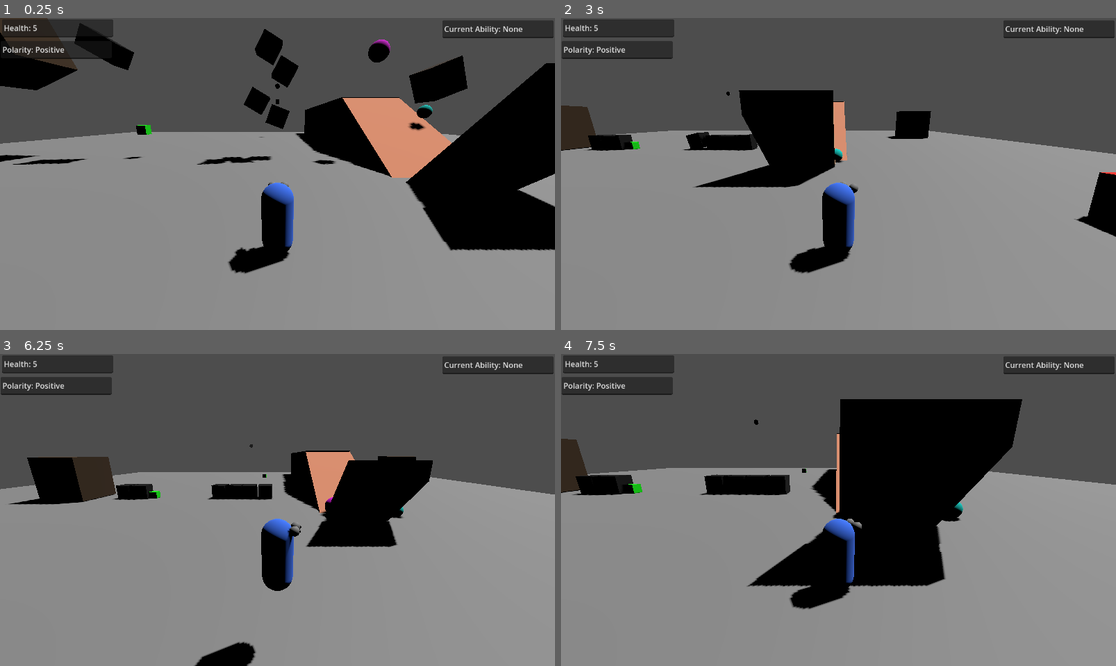
Above: before the commit, frames 1-4 (two rows, left to right).
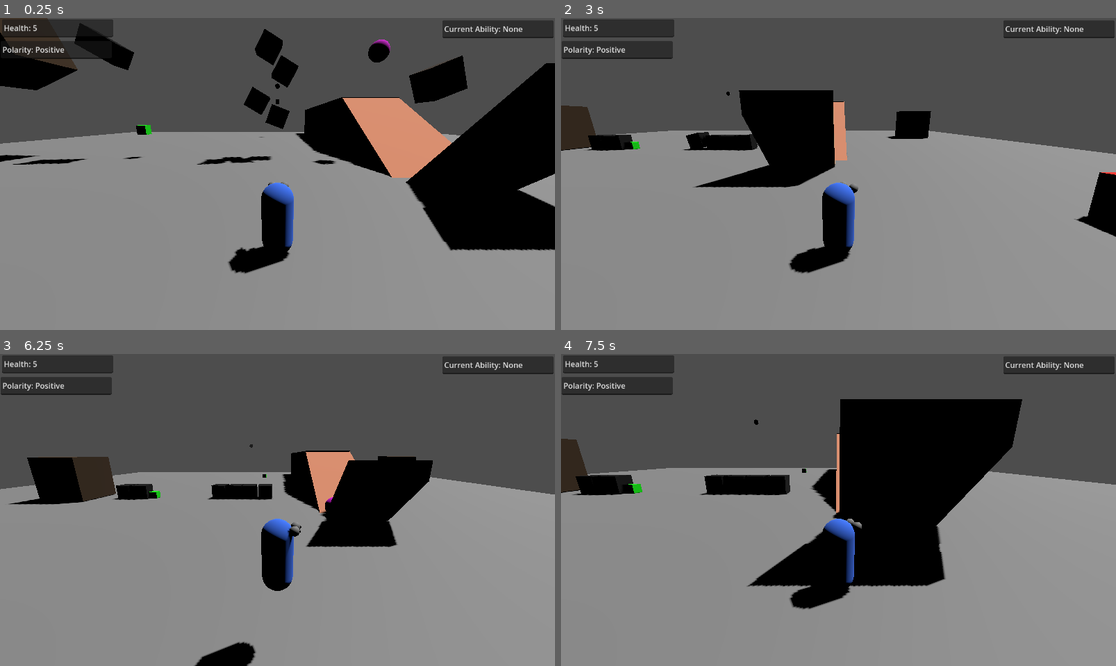
Above: after the commit, the same moments.

Repository: Harry2166/BOTW-in-Godot-and-more
Game: Godot game, scene res://Level/level_1.tscn
Two runs of this game, one before a commit and one after it. Both use one fixed random seed, a clock stepped at 60 frames per second and the inputs below.
Inputs:
- Up to frame 1 (0.25 s): no input
- Up to frame 2 (3 s): hold D (move_right) 0.53-1.28 s; tap Space (jump) at 0.77, 1.52 s; hold Down (move_back) 1.28-2.03 s; hold D (move_right) 2.03-2.78 s; hold W (move_forward) from 2.78 s (still down)
- Up to frame 3 (6.25 s): tap Space (jump) at 3.02, 3.77, 4.52, 6.02 s; release W (move_forward) at 3.53 s; hold A (move_left) 3.53-5.03 s; hold Down (move_back) 5.03-5.78 s; hold D (move_right) from 5.78 s (still down)
- Up to frame 4 (7.5 s): release D (move_right) at 6.53 s; hold W (move_forward) 6.53-7.28 s; tap Space (jump) at 6.77 s; hold D (move_right) from 7.28 s (still down)

The runs differ from the first frame. In frame 1, 0.2% of the frame differs, in the area x 73-78%, y 27-37%; in frame 2, less than 0.1%; in frame 3, less than 0.1%; in frame 4, 0.1%.

Commit message:
feat: Bombs can now be spawned and exploded and withdrawn

Diff:
--- a/Level/level_1.tscn
+++ b/Level/level_1.tscn
@@ -8,7 +8,6 @@
 [ext_resource type="PackedScene" uid="uid://djwarijri3qf8" path="res://Objects/metallic_block_negative.tscn" id="8_xtmbd"]
 [ext_resource type="PackedScene" uid="uid://dblqx6war3obl" path="res://Objects/wood_block.tscn" id="9_81uec"]
 [ext_resource type="PackedScene" uid="uid://dnvskyjvhbg0n" path="res://Objects/ball.tscn" id="10_cnhcy"]
-[ext_resource type="PackedScene" uid="uid://46evn1dtadvh" path="res://Objects/bomb.tscn" id="10_u7rsm"]
 [ext_resource type="ArrayMesh" uid="uid://b0l1lr5r0llpr" path="res://lets-roll-assets/assets/models/blocks_Cube_019.res" id="11_n0rln"]
 
 [sub_resource type="BoxMesh" id="BoxMesh_fb6wy"]
@@ -112,8 +111,3 @@
 
 [node name="CollisionShape3D" type="CollisionShape3D" parent="BlocksCube019/StaticBody3D"]
 shape = SubResource("ConcavePolygonShape3D_5dgt4")
-
-[node name="Bombs" type="Node3D" parent="."]
-
-[node name="Bomb" parent="Bombs" instance=ExtResource("10_u7rsm")]
-transform = Transform3D(1, 0, 0, 0, 1, 0, 0, 0, 1, 14.9555, 5.4824, 1.8244)
--- a/Objects/player.tscn
+++ b/Objects/player.tscn
@@ -112,6 +112,11 @@
 collision_layer = 0
 collision_mask = 0
 
+[node name="WhereBombSpawnForReal" type="Area3D" parent="."]
+transform = Transform3D(1, 0, 0, 0, 0.965926, 0.258819, 0, -0.258819, 0.965926, 0, 0.570979, -4.22501)
+collision_layer = 0
+collision_mask = 0
+
 [node name="Pivot" type="Marker3D" parent="."]
 
 [node name="MeshInstance3D" type="MeshInstance3D" parent="Pivot"]
--- a/Scripts/bomb.gd
+++ b/Scripts/bomb.gd
@@ -1,7 +1,8 @@
 extends RigidBody3D
 class_name Pickable
-#@onready var player = $"../../Player"
-#@onready var level = $"."
+@onready var player = $"./../Player"
+@onready var player_pick_hand = $"./../Player/PickHand"
+
 # Called every frame. 'delta' is the elapsed time since the previous frame.
 
 var target = null
@@ -14,23 +15,26 @@
 	if target != null:
 		self.global_transform.origin = target.global_transform.origin
 		self.global_transform.basis = target.global_transform.basis
+
 	#if not player.bomb_guy:
 		#queue_free()
-	#
-	#if (player.bomb_objs == 0 and Input.is_action_just_pressed("A") and player.bomb_guy):
-		#print("boom")
-		#queue_free()
-		#player.bomb_objs = 1
-		#player.bomb_spawned = false
-		#
-	#elif (player.bomb_objs == 0 and Input.is_action_just_pressed("cancel") and player.bomb_guy):
-		#print("im out")
-		#queue_free()
-		#player.bomb_objs = 1
-		#player.bomb_spawned = false
 
-func _physics_process(delta):
-	pass
+	if (player.bomb_objs == 0 and Input.is_action_just_pressed("zl-shoulder") and player.bomb_guy):
+		print("boom")
+		queue_free()
+		player.bomb_objs = 1
+		player.bomb_spawned = false
+		player_pick_hand.pickable_object = null
+		player_pick_hand.picking = false
+
+	elif (player.bomb_objs == 0 and Input.is_action_just_pressed("cancel") and player.bomb_guy):
+		print("im out")
+		queue_free()
+		player.bomb_objs = 1
+		player.bomb_spawned = false
+		player_pick_hand.pickable_object = null
+		player_pick_hand.picking = false
+
 
 func get_thrown(impulse):
 	target = null
--- a/Scripts/player.gd
+++ b/Scripts/player.gd
@@ -42,6 +42,7 @@
 @onready var extra_crosshair = $CrosshairExtra
 @onready var wood_location = $SpringArm3D/Camera3D/WhereWoodGoes
 @onready var bomb_location = $WhereBombSpawns
+@onready var bomb_location_in_front = $WhereBombSpawnForReal
 @onready var weapon = $WeaponPivot/MeshInstance3D
 @onready var anim_player = $AnimationPlayer
 @onready var weapon_hitbox = $WeaponPivot/MeshInstance3D/Area3D/CollisionShape3D
@@ -284,7 +285,7 @@
 
 func spawn_bomb():
 	bomb_instance = bomb.instantiate()
-	bomb_instance.set_position(bomb_location.global_position)
+	bomb_instance.set_position(bomb_location_in_front.global_position)
 	bomb_spawned = true
 	bomb_objs -= 1
 	level.add_child(bomb_instance)
Not shown: 1 places in Level/level_1.tscn that only renumber resources
